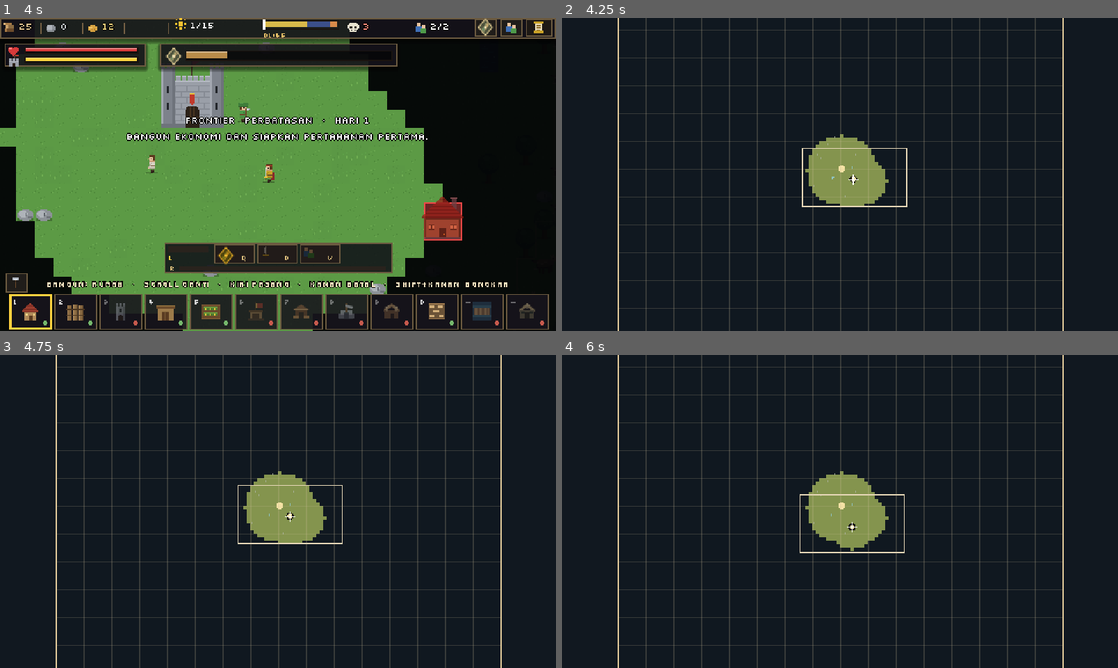
Above: before the commit, frames 1-4 (two rows, left to right).
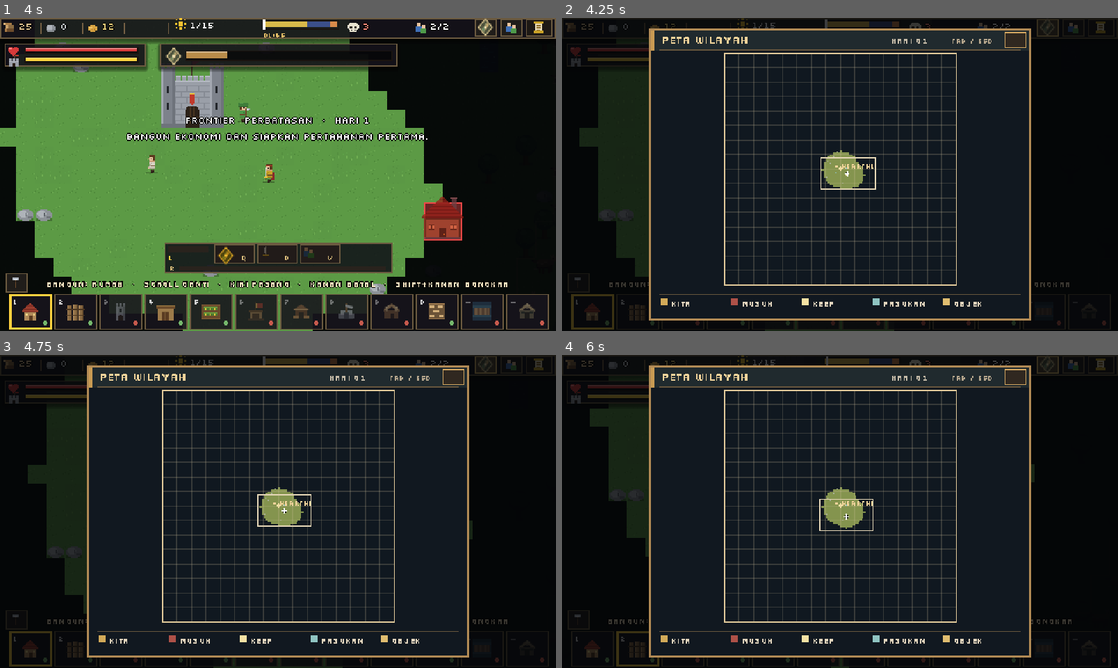
Above: after the commit, the same moments.

Repository: shimleabyte/hold-the-keep
Game: Godot game, scene res://scenes/main.tscn
Two runs of this game, one before a commit and one after it. Both use one fixed random seed, a clock stepped at 60 frames per second and the inputs below.
Inputs (mouse positions are in pixels of both pictures, inside the frame that each line leads up to):
- Up to frame 1 (4 s): tap Enter (ui_accept) at 0.5, 0.77, 3.77 s; move the mouse to (400, 158) at 0.52 s; hold D (move_right) 0.53-1.25 s; tap C (ability_cleave) at 0.6 s; click (400, 158) at 0.67 s; drag from (166, 190) to (250, 237) at 1.27 s; move the mouse to (333, 105) at 2.02 s; hold D (move_right) 2.03-2.75 s; tap V (ability_rally) at 2.1 s; drag from (250, 237) to (111, 127) at 2.77 s; move the mouse to (444, 221) at 3.52 s; hold A (move_left) from 3.53 s (still down); tap 1 (build_slot_1) at 3.6 s
- Up to frame 2 (4.25 s): keep holding A (move_left); tap Tab (toggle_map) at 4.15 s
- Up to frame 3 (4.75 s): release A (move_left) at 4.25 s; drag from (278, 511) to (194, 433) at 4.27 s
- Up to frame 4 (6 s): tap Enter (ui_accept) at 5 s; move the mouse to (867, 511) at 5.02 s; hold S (move_down) 5.03-5.75 s; tap 2 (build_slot_2) at 5.1 s; click (867, 511) at 5.17 s; drag from (756, 433) to (728, 527) at 5.77 s

Frame 1 is identical in both runs. In frame 2, 34% of the frame differs, in the area x 0-100%, y 0-100%; in frame 3, 35%; in frame 4, 37%.

Commit message:
fix: scale Classic strategic map and keep it inside small viewports

Diff:
--- a/scripts/ui/world_map_panel.gd
+++ b/scripts/ui/world_map_panel.gd
@@ -46,7 +46,7 @@
 func configure_layout(viewport_size: Vector2) -> void:
     var available_width := maxf(192.0, viewport_size.x - 150.0)
     var available_height := maxf(192.0, viewport_size.y - 70.0)
-    var minimum_tile_scale := 1.0 if WorldConfig.is_frontier_profile() else 3.0
+    var minimum_tile_scale := 1.0
     _map_scale = clampf(minf(available_width, available_height) / float(WorldConfig.map_size), minimum_tile_scale, 4.5)
     _map_pixels = WorldConfig.map_size * _map_scale
     size = Vector2(_map_pixels + 128.0, _map_pixels + 50.0)
@@ -185,11 +185,12 @@
             [Vector2i(center, center), "HEARTHLAND"]
         ]
     else:
+        var scale := float(WorldConfig.map_size) / 64.0
         regions = [
-            [Vector2i(32, 8), "GREENWOOD"],
-            [Vector2i(53, 32), "HIGHLANDS"],
-            [Vector2i(20, 49), "FENLANDS"],
-            [Vector2i(32, 32), "HEARTHLAND"]
+            [Vector2i(roundi(32.0 * scale), roundi(8.0 * scale)), "GREENWOOD"],
+            [Vector2i(roundi(53.0 * scale), roundi(32.0 * scale)), "HIGHLANDS"],
+            [Vector2i(roundi(20.0 * scale), roundi(49.0 * scale)), "FENLANDS"],
+            [Vector2i(center, center), "HEARTHLAND"]
         ]
     for item in regions:
         var cell: Vector2i = item[0]
